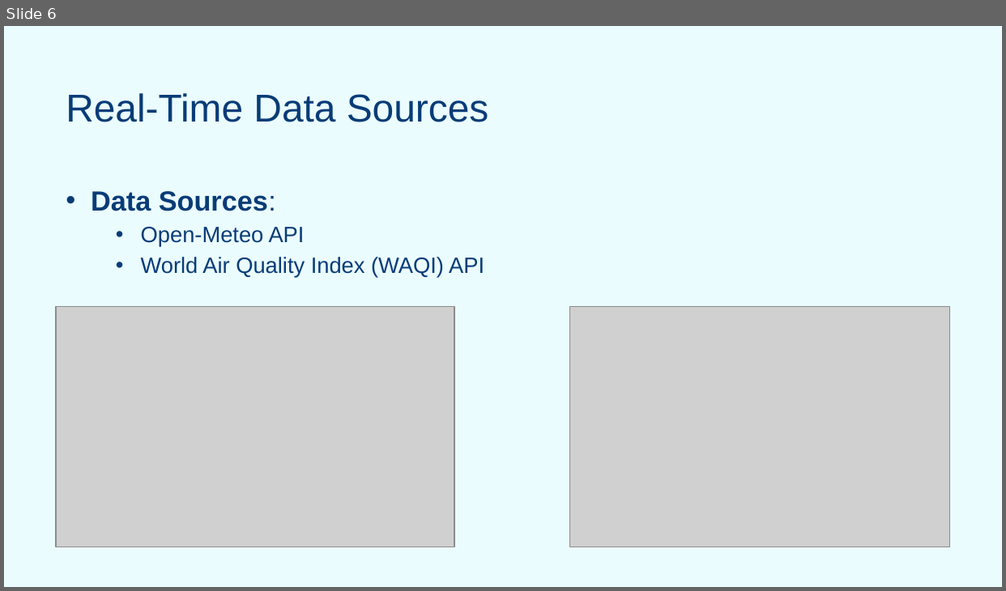
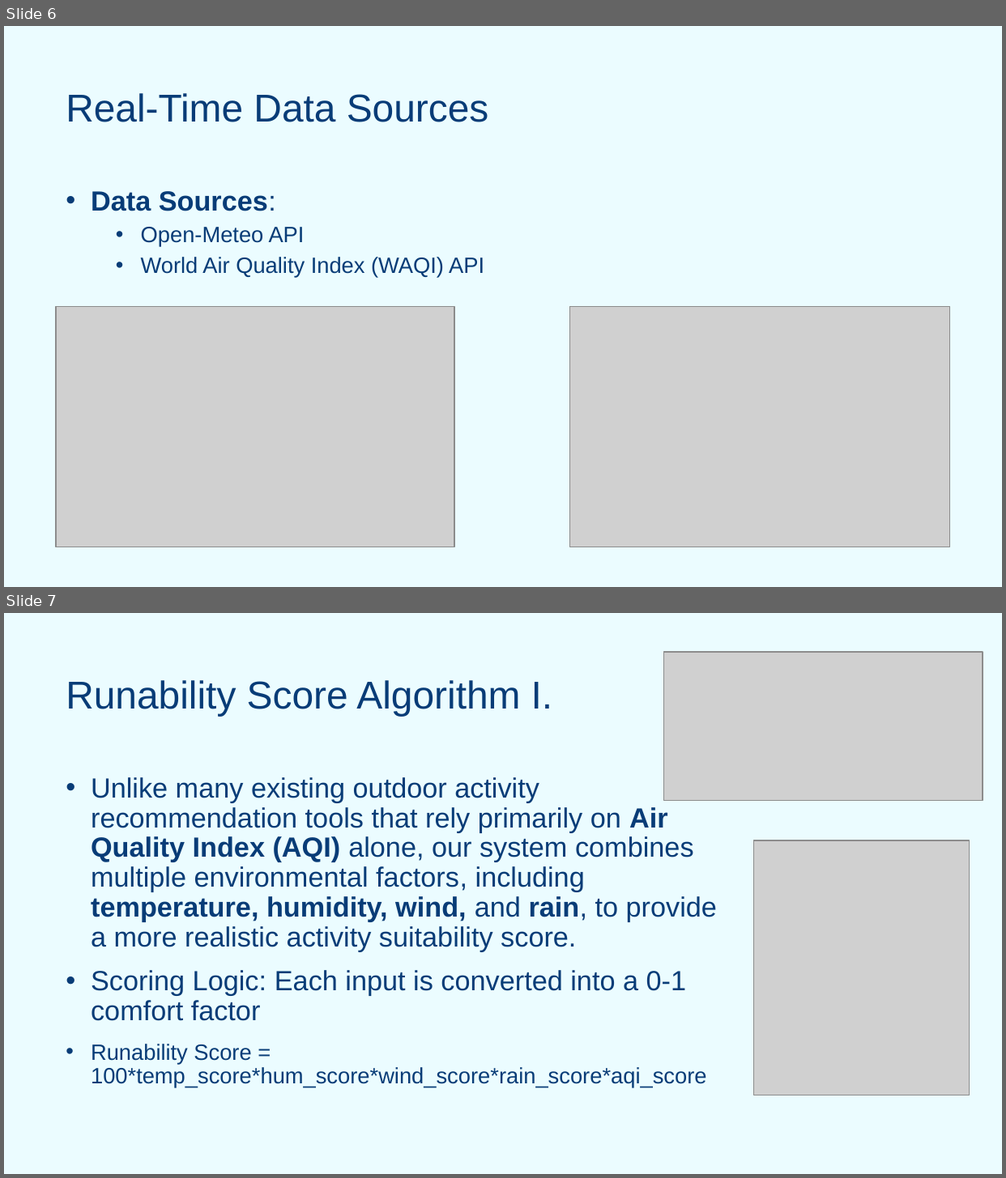
Before and after one commit to SzarkaMoric/RunReady, a slide deck: RunReady_2.pptx. Shown one above the other, each under a label of ours: slide 6 before the commit, slides 6 and 7 after it. The pictures are 1006x591 and 1006x1178 pixels, drawn with LibreOffice and Linux fonts; fonts in the diff are those of the drawing; grey boxes stand for pictures; background and template pictures are left out. Boxes give left, top, right and bottom in pixels: in the first picture for what was removed or moved away, otherwise in the second. Text is boxed around its words. In the diff, an @@ line names an element or a change of style, - is before the commit and + after.

```diff
--- a/RunReady_2.pptx
+++ b/RunReady_2.pptx
@@ slide 7 added at bbox=[4, 613, 1002, 1174], background picture (left out) @@
@@ picture added at bbox=[663, 652, 983, 801] @@
@@ text added at bbox=[66, 680, 553, 716], 28 pt, text #083C77 @@
+Runability Score Algorithm I.
@@ text added at bbox=[91, 777, 717, 1088], 20 pt, text #083C77 @@
+• Unlike many existing outdoor activity recommendation tools that rely primarily on Air Quality Index (AQI) alone, our system combines multiple environmental factors, including temperature, humidity, wind, and rain, to provide a more realistic activity suitability score.
+• Scoring Logic: Each input is converted into a 0-1 comfort factor
+• Runability Score = 100*temp_score*hum_score*wind_score*rain_score*aqi_score
@@ picture added at bbox=[753, 841, 969, 1096] @@
```
Also in this commit, not shown: 1 slide changed, 1 other slide added, 2 slides removed, 1 other file.
